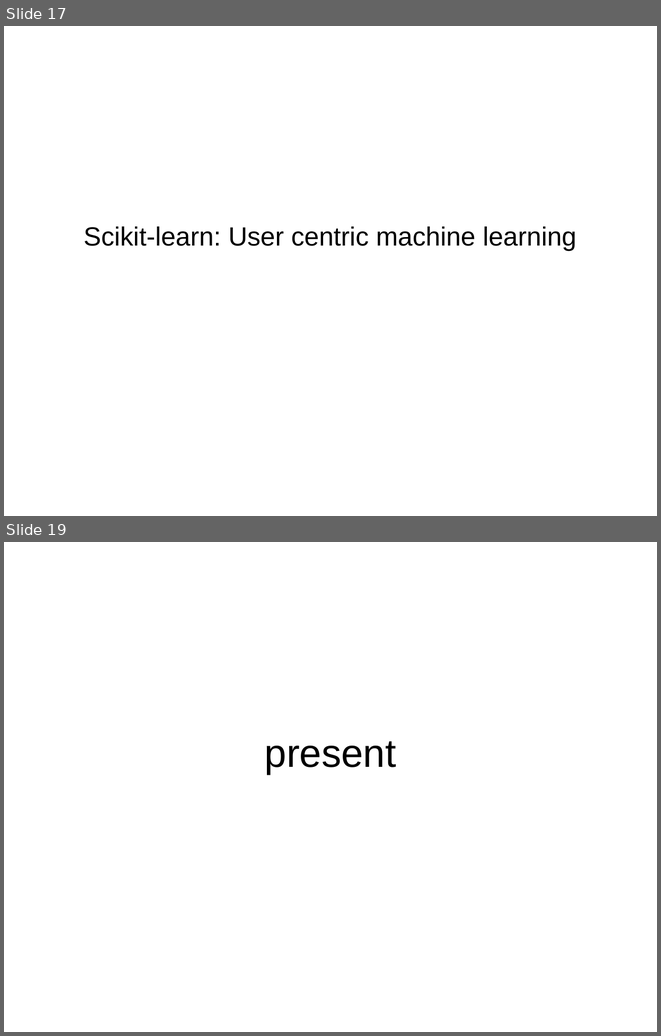
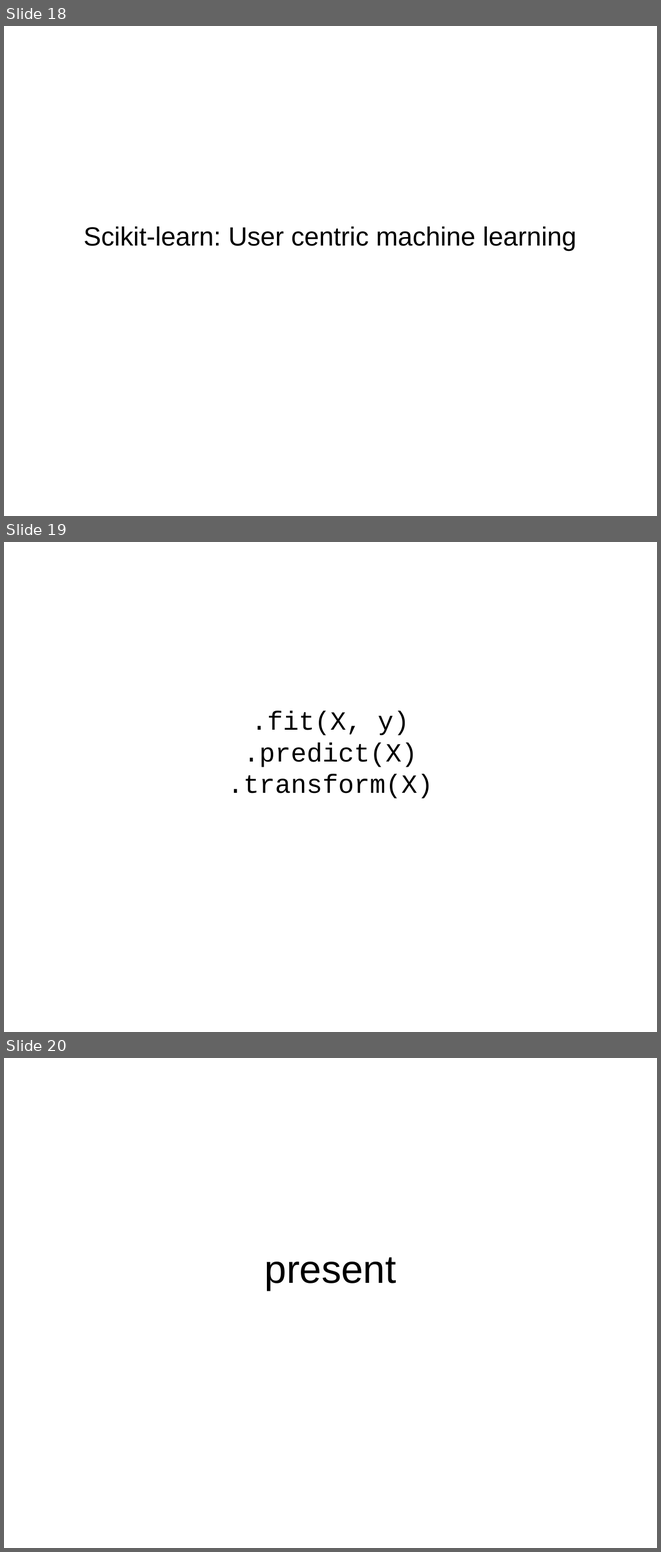
Before and after one commit to amueller/talks_odt, a slide deck: pycon_india_keynote.odp. Shown one above the other, each under a label of ours: slides 17 and 19 before the commit, slides 18, 19 and 20 after it; the slides between them are not shown. The pictures are 661x1036 and 661x1552 pixels, drawn with LibreOffice and Linux fonts; fonts in the diff are those of the drawing. Boxes give left, top, right and bottom in pixels: in the first picture for what was removed or moved away, otherwise in the second. Text is boxed around its words. In the diff, an @@ line names an element or a change of style, - is before the commit and + after.

```diff
--- a/pycon_india_keynote.odp
+++ b/pycon_india_keynote.odp
@@ slide 19 added at bbox=[4, 542, 657, 1032], background #FFFFFF @@
@@ subtitle added at bbox=[228, 711, 433, 799], 32 pt, text #000000 @@
+.fit(X, y)
+.predict(X)
+.transform(X)
@@ what was slide 17 is now slide 18 @@
@@ what was slide 19 is now slide 20 @@
```
Also in this commit, not shown: 1 slide changed, 7 other slides added, 10 slides removed.
